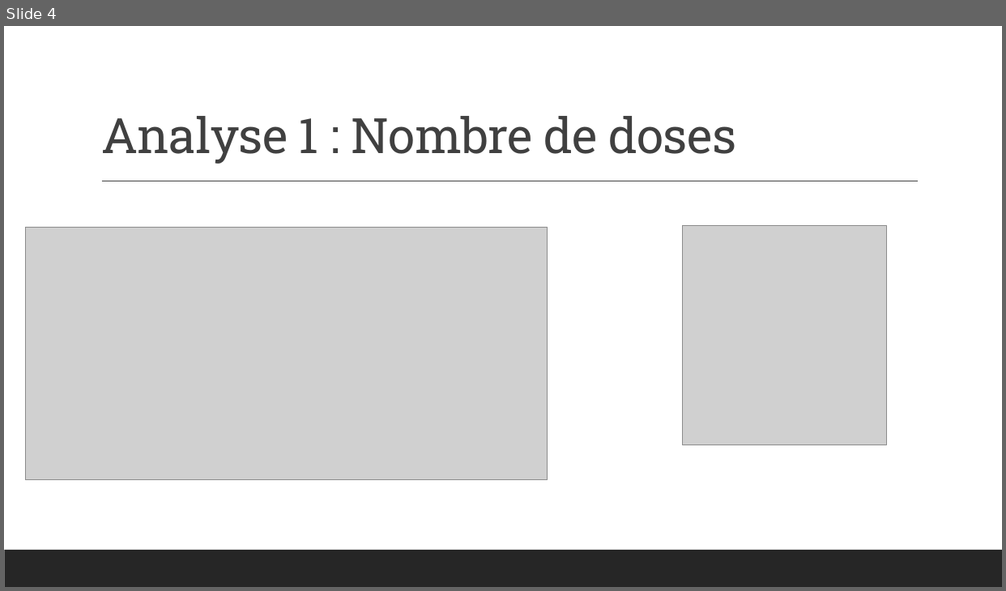
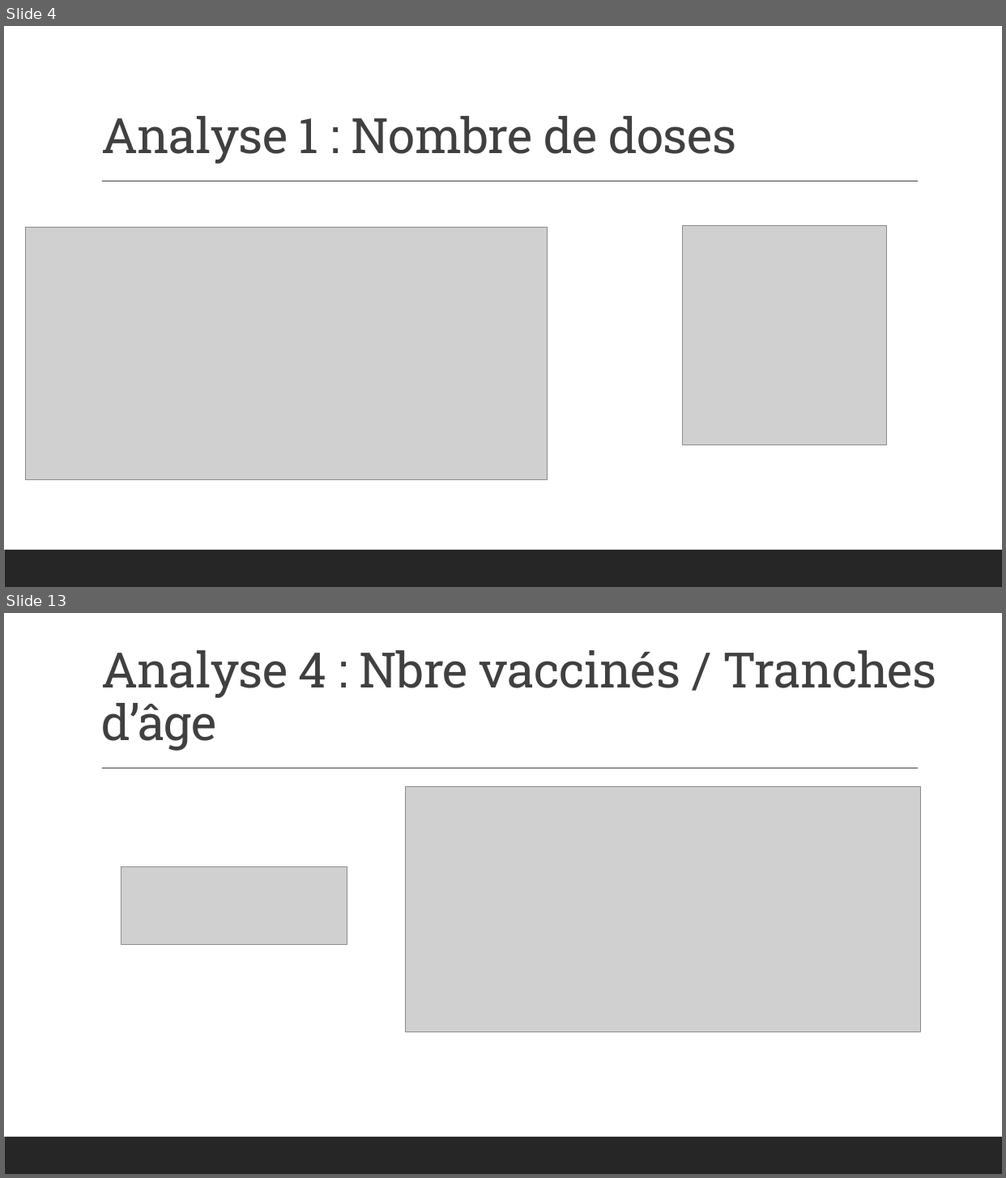
Before and after one commit to dorayy/projet-r, a slide deck: Stats.pptx. Shown one above the other, each under a label of ours: slide 4 before the commit, slides 4 and 13 after it; the slides between them are not shown. The pictures are 1006x591 and 1006x1178 pixels, drawn with LibreOffice and Linux fonts; fonts in the diff are those of the drawing; grey boxes stand for pictures. Boxes give left, top, right and bottom in pixels: in the first picture for what was removed or moved away, otherwise in the second. Text is boxed around its words. In the diff, an @@ line names an element or a change of style, - is before the commit and + after.

Commit message:
2nd analyse and diapo

```diff
--- a/Stats.pptx
+++ b/Stats.pptx
@@ slide 13 added at (4, 613, 1002, 1174), background #FFFFFF; not listed: 2 template elements that a slide beside it also shows @@
@@ title added at (101, 650, 937, 751), 47 pt, text #404040 @@
+Analyse 4 : Nbre vaccinés / Tranches d’âge
@@ picture added at (405, 786, 920, 1033) @@
@@ picture added at (121, 867, 347, 944) @@
```
Also in this commit, not shown: 9 slides changed, 4 other slides added, 2 slides removed, 1 other file.
